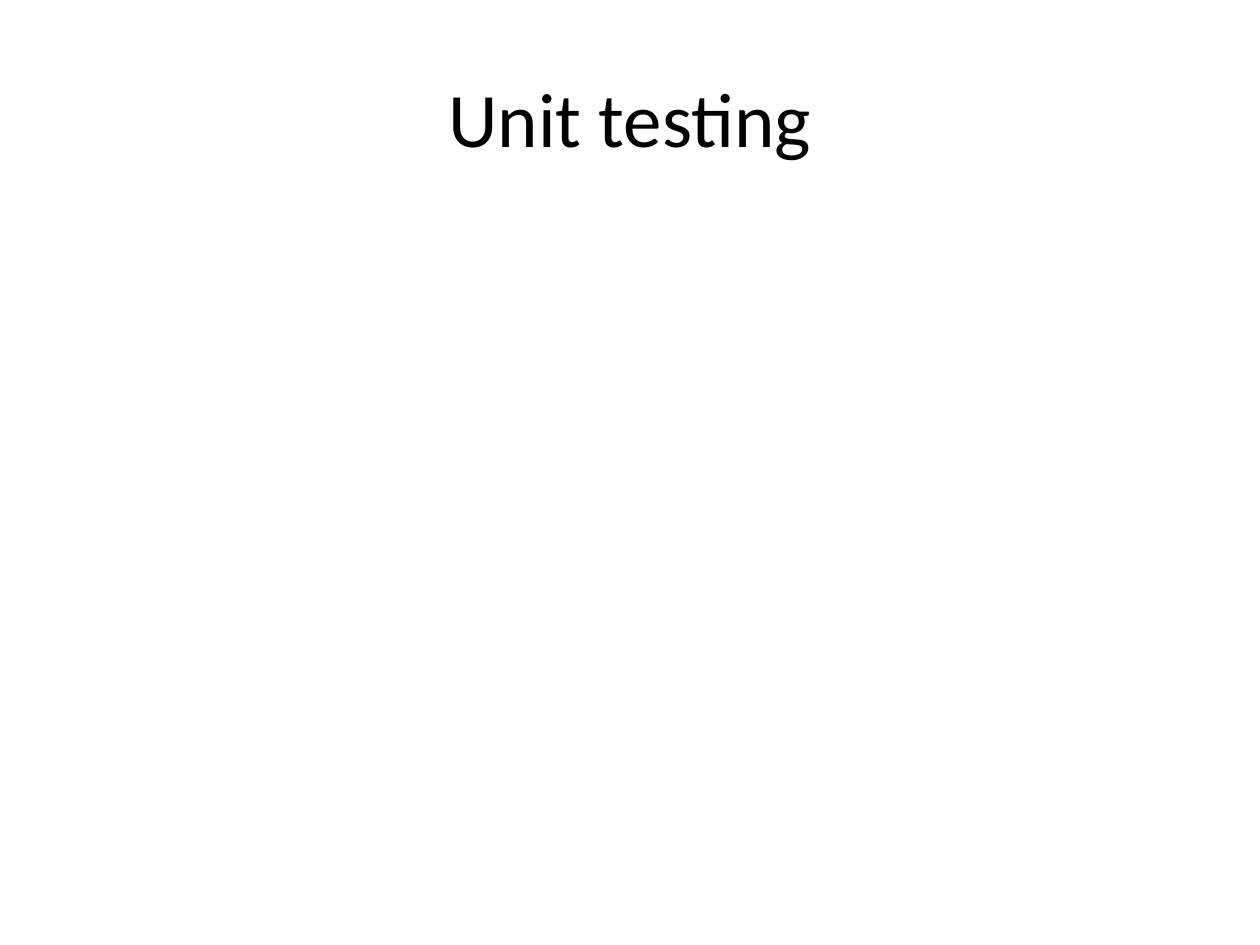
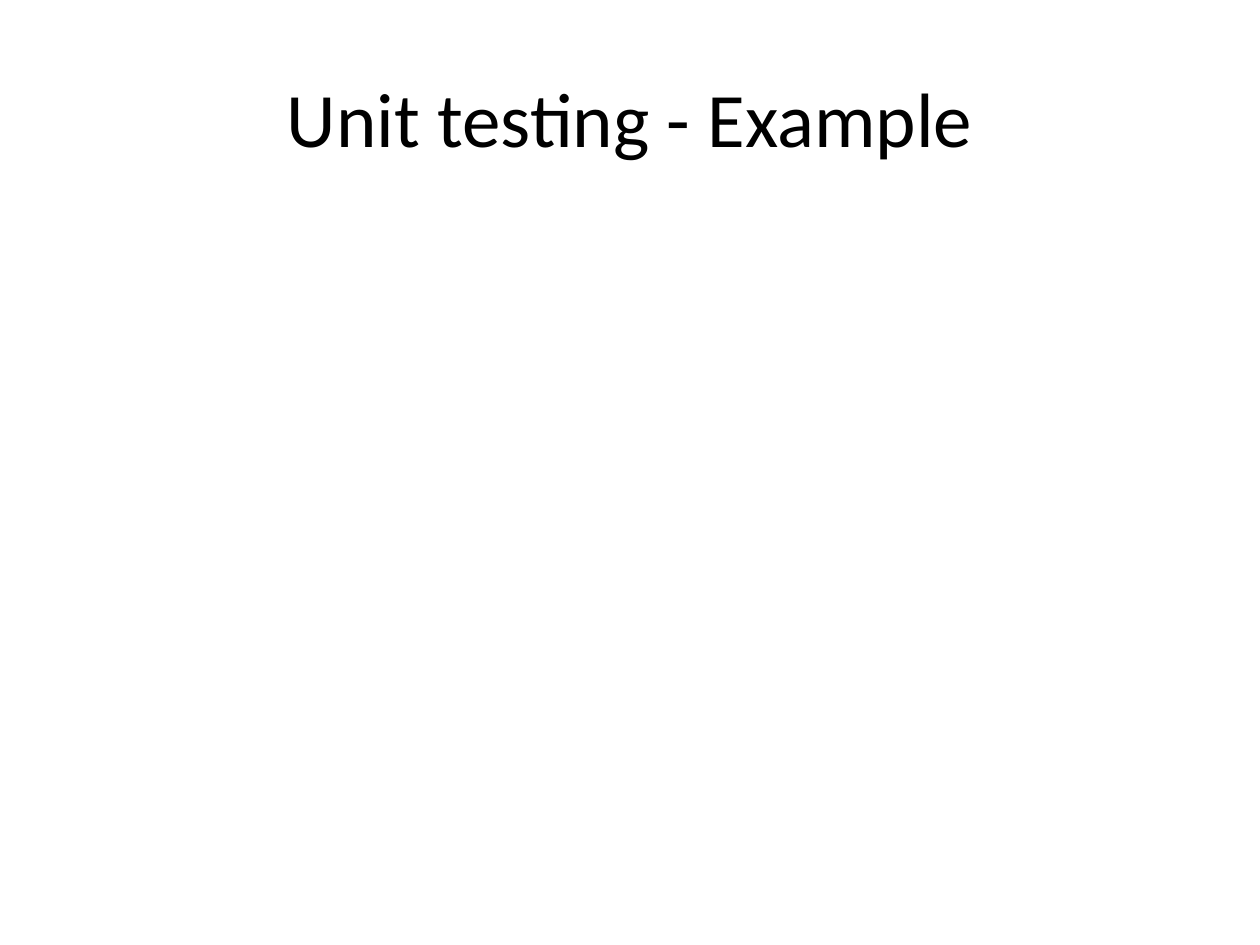
Before and after one commit to lesfurets/mdl4ui, a slide deck: slide 45 of mdl4ui-docs/mdl4ui_cg2013.pptx (slide 44 before the commit). Drawn at 1260x945 pixels with LibreOffice and Linux fonts; fonts in the diff are those of the drawing. Boxes give left, top, right and bottom in pixels: in the first picture for what was removed or moved away, otherwise in the second. Text is boxed around its words. In the diff, an @@ line names an element or a change of style, - is before the commit and + after.

```diff
--- a/mdl4ui-docs/mdl4ui_cg2013.pptx
+++ b/mdl4ui-docs/mdl4ui_cg2013.pptx
@@ title at (287, 93, 972, 161): text changed @@
-Unit testing
+Unit testing - Example
```
Also in this commit, not shown: 1 other slide changed, 3 slides added, 1 other file.
